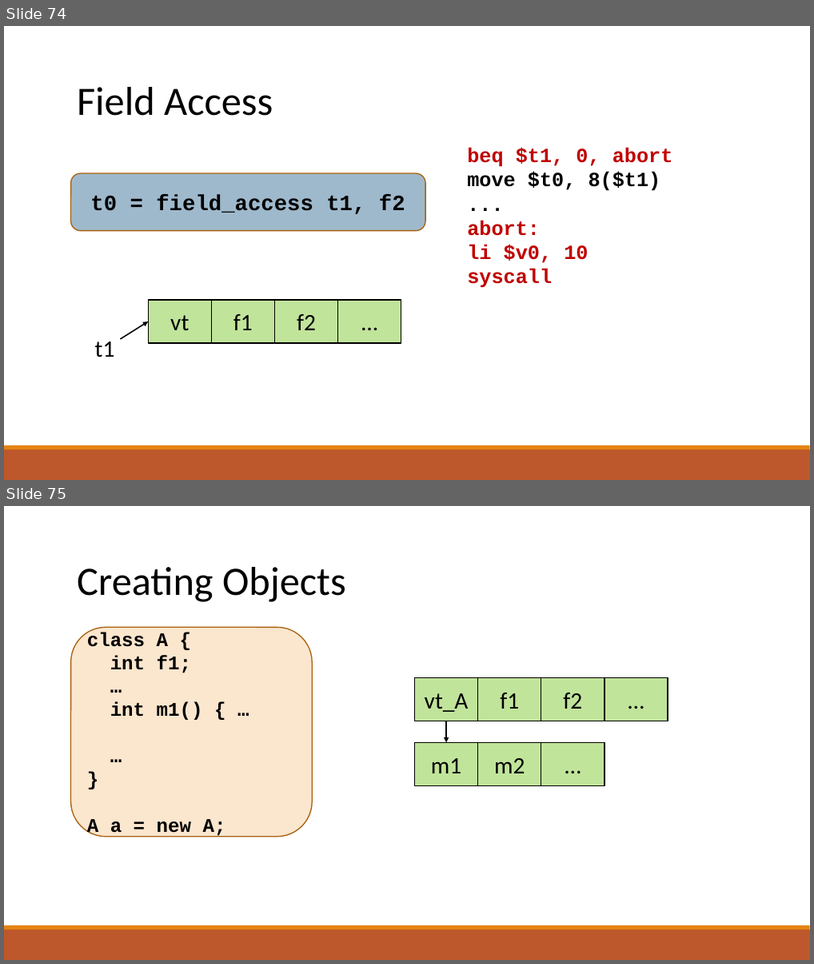
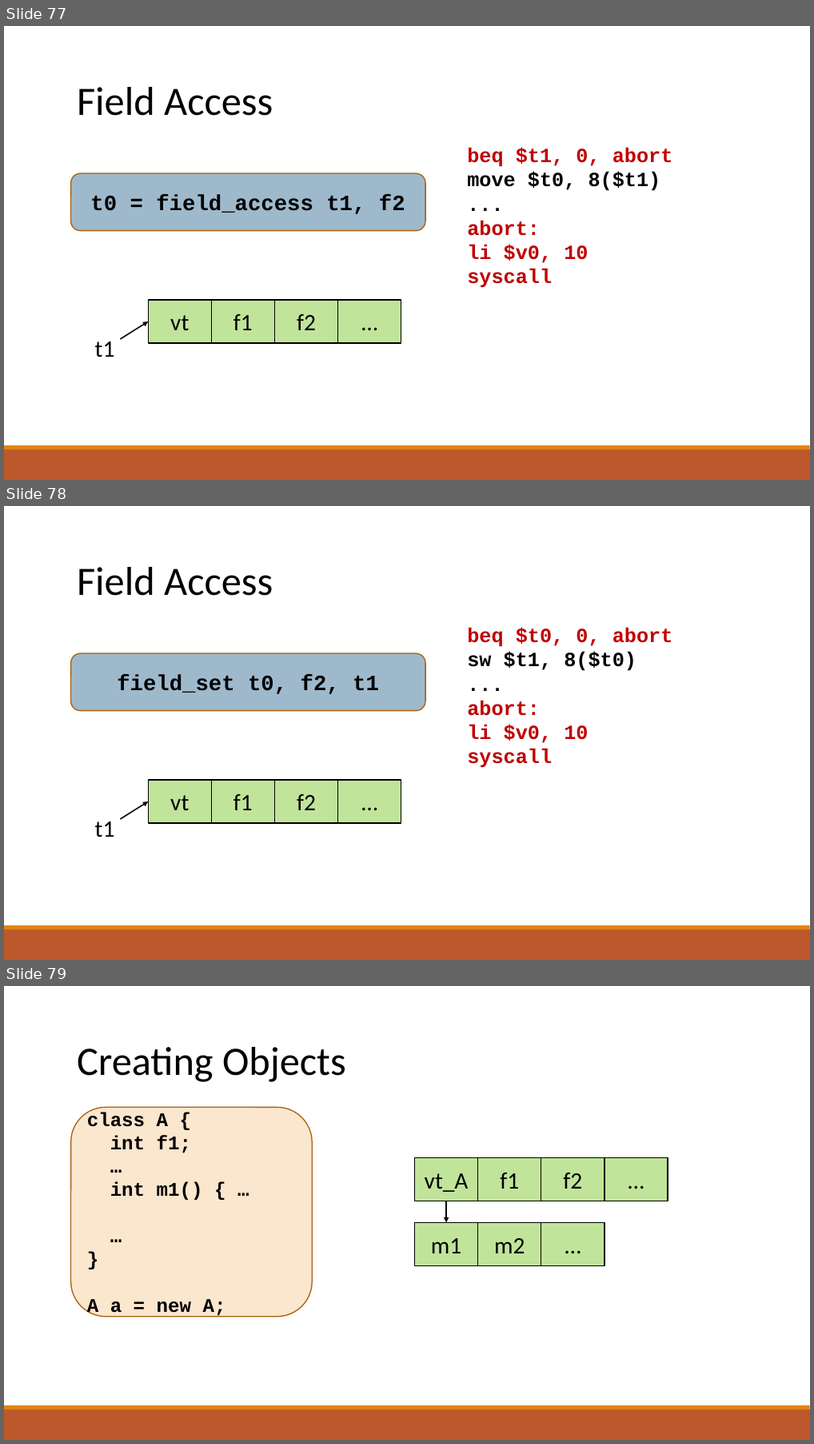
Before and after one commit to raghadzeidan/COMPILATION_TAU_FOR_STUDENTS, a slide deck: new_slides/codegen.pptx. Shown one above the other, each under a label of ours: slides 74 and 75 before the commit, slides 77, 78 and 79 after it. The pictures are 814x964 and 814x1444 pixels, drawn with LibreOffice and Linux fonts; fonts in the diff are those of the drawing. Boxes give left, top, right and bottom in pixels: in the first picture for what was removed or moved away, otherwise in the second. Text is boxed around its words. In the diff, an @@ line names an element or a change of style, - is before the commit and + after.

```diff
--- a/new_slides/codegen.pptx
+++ b/new_slides/codegen.pptx
@@ slide 78 added at <box>4,506,810,960</box>, background #FFFFFF; not listed: 2 template elements that a slide beside it also shows @@
@@ text added at <box>77,567,273,596</box>, 48 pt, text #000000 @@
+Field Access
@@ text added at <box>467,628,674,768</box>, 24 pt, text #C00000, bold @@
+beq $t0, 0, abort
+sw $t1, 8($t0)
+...
+abort:
+li $v0, 10
+syscall
@@ rounded rectangle added at <box>71,654,426,711</box>, fill #40749B at 50% opacity, outline #A9610D 1.25 pt, 26 pt, text #000000, bold @@
+field_set t0, f2, t1
@@ group added at <box>148,780,402,823</box>: 4 rectangles @@
+vt
+f1
+f2
+…
@@ arrow added from (120, 819) to (148, 801), #000000 1.5 pt @@
@@ text added at <box>95,821,115,837</box>, 28 pt, text #000000 @@
+t1
@@ what was slide 74 is now slide 77 @@
@@ what was slide 75 is now slide 79 @@
```
Also in this commit, not shown: 2 slides changed, 1 other slide added, 1 other file.
